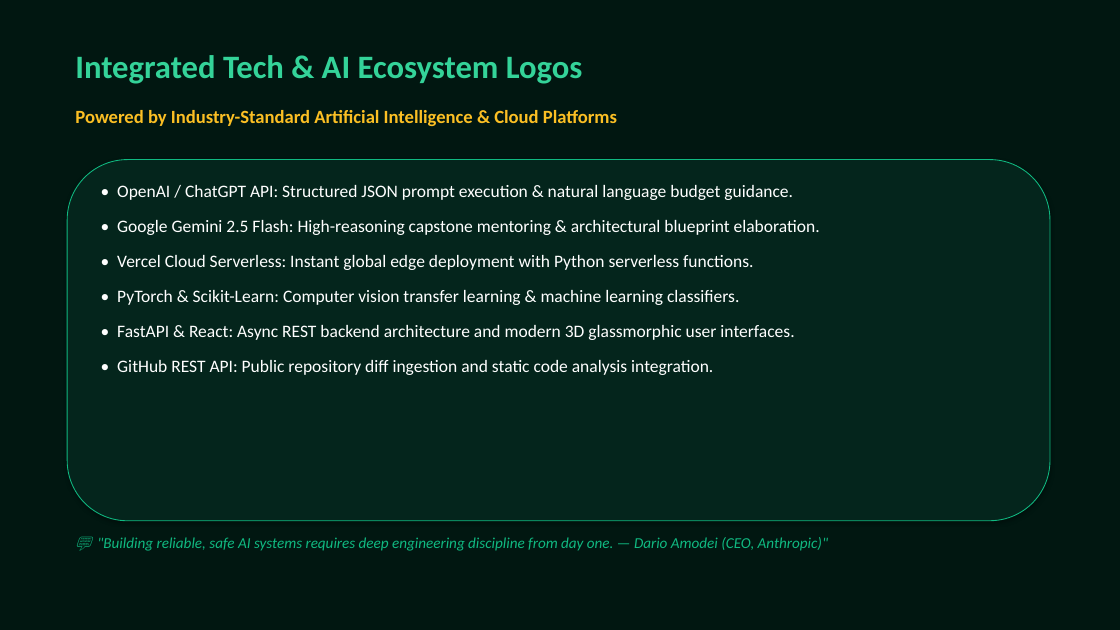
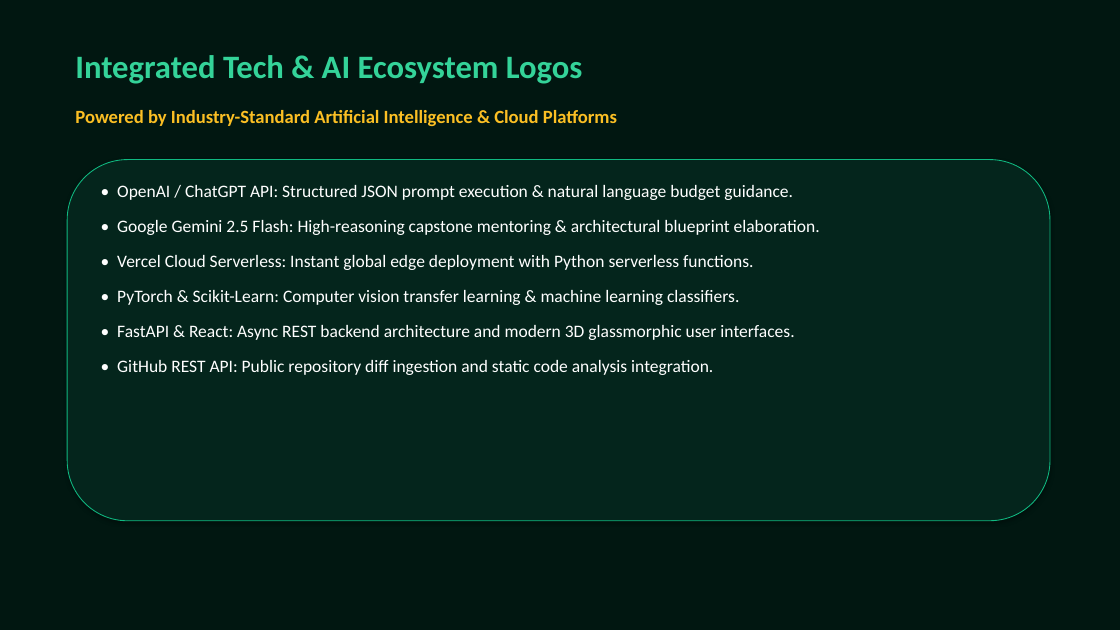
Before and after one commit to ishansharma16012007-bot/3hr-promptwars, a slide deck: slide 4 of antigravity_presentation.pptx. Drawn at 1120x630 pixels with LibreOffice and Linux fonts; fonts in the diff are those of the drawing. Boxes give left, top, right and bottom in pixels: in the first picture for what was removed or moved away, otherwise in the second. Text is boxed around its words. In the diff, an @@ line names an element or a change of style, - is before the commit and + after.

```diff
--- a/antigravity_presentation.pptx
+++ b/antigravity_presentation.pptx
@@ text removed at (97,537,828,551) @@
-💬 "Building reliable, safe AI systems requires deep engineering discipline from day one. — Dario Amodei (CEO, Anthropic)"
```
Also in this commit, not shown: 19 other slides changed, 3 other files.
